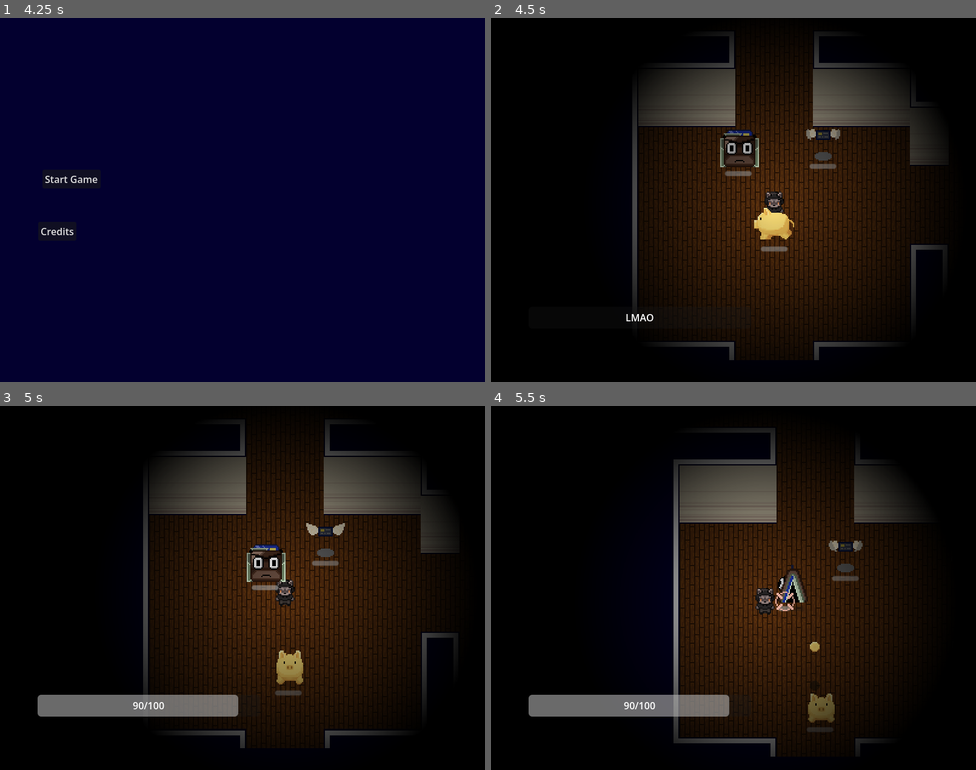
Above: before the commit, frames 1-4 (two rows, left to right).
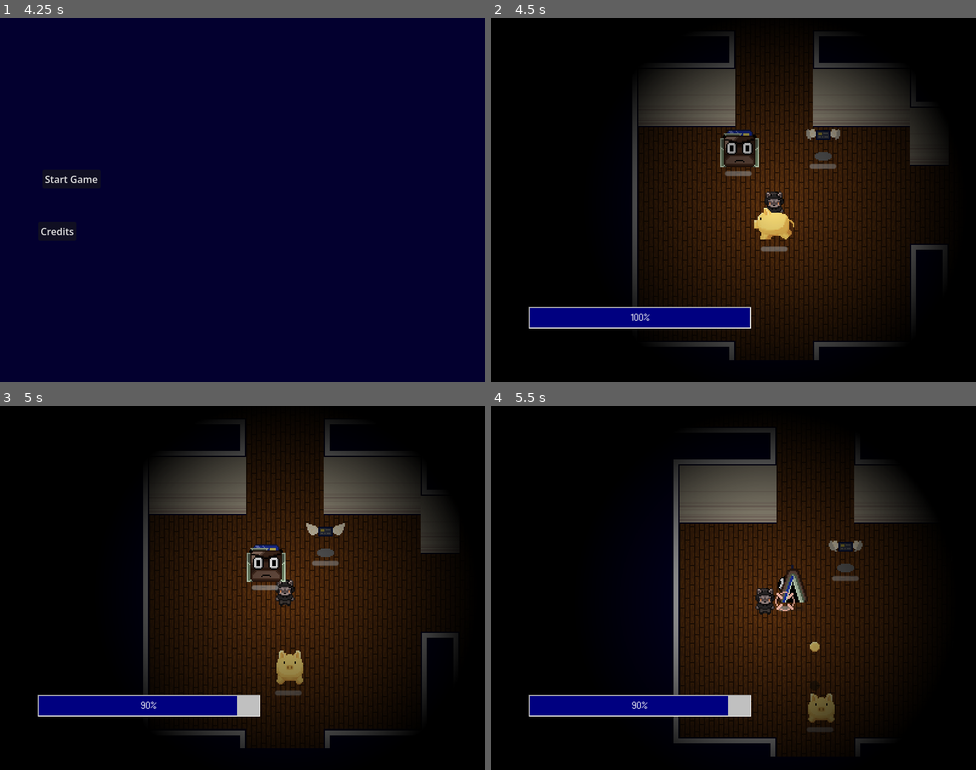
Above: after the commit, the same moments.

Repository: ygda-org/stock-strikers
Game: Godot game, scene res://main/startup_scene.tscn
Two runs of this game, one before a commit and one after it. Both use one fixed random seed, a clock stepped at 60 frames per second and the inputs below. Sound files missing from this copy of the repository are replaced by a short silence.
Inputs (mouse positions are in pixels of both pictures, inside the frame that each line leads up to):
- Up to frame 1 (4.25 s): tap Enter (ui_accept) at 0.5, 0.77, 1.25, 1.52, 2.75, 3.02, 3.77 s; move the mouse to (349, 181) at 0.52 s; hold D (move_right) 0.53-1.28 s; tap Shift (dodge) at 0.6, 2.1, 3.6 s; move the mouse to (145, 218) at 1.27 s; hold S (move_down) 1.28-2.03 s; click (145, 218) at 1.35 s; move the mouse to (291, 119) at 2.02 s; hold D (move_right) 2.03-2.78 s; move the mouse to (218, 272) at 2.77 s; hold W (move_up) 2.78-3.53 s; click (218, 272) at 2.85 s; move the mouse to (388, 254) at 3.52 s; hold A (move_left) from 3.53 s (still down)
- Up to frame 2 (4.5 s): release A (move_left) at 4.25 s; click "Start Game" at 4.25 s
- Up to frame 3 (5 s): no input
- Up to frame 4 (5.5 s): move the mouse to (588, 533) at 5.02 s; hold A (move_left) from 5.03 s (still down); click (588, 533) at 5.1 s; tap Enter (ui_accept) at 5.27 s

Frame 1 is identical in both runs. In frame 2, 2.8% of the frame differs, in the area x 7-54%, y 79-86%; in frame 3, 2.7%; in frame 4, 2.7%.

Commit message:
health bar simplification and new look

Diff:
--- a/assets/tempoary_assets/windows_95.tres
+++ b/assets/tempoary_assets/windows_95.tres
@@ -47,6 +47,21 @@
 texture_margin_top = 2.0
 texture_margin_right = 2.0
 texture_margin_bottom = 2.0
+
+[sub_resource type="StyleBoxTexture" id="StyleBoxTexture_efew7"]
+texture = ExtResource("2_6uw2k")
+texture_margin_left = 3.0
+texture_margin_top = 3.0
+texture_margin_right = 3.0
+texture_margin_bottom = 3.0
+
+[sub_resource type="StyleBoxFlat" id="StyleBoxFlat_y6w64"]
+bg_color = Color(0, 0, 0.5019608, 1)
+border_width_left = 2
+border_width_top = 2
+border_width_right = 2
+border_width_bottom = 2
+border_color = Color(0.8, 0.8, 0.8, 0)
 
 [sub_resource type="StyleBoxTexture" id="StyleBoxTexture_4aqo3"]
 content_margin_left = 4.0
@@ -191,6 +206,8 @@
 LineEdit/fonts/font = ExtResource("2_8v75k")
 LineEdit/styles/normal = SubResource("StyleBoxTexture_fsgwn")
 Panel/styles/panel = SubResource("StyleBoxTexture_svwi6")
+ProgressBar/styles/background = SubResource("StyleBoxTexture_efew7")
+ProgressBar/styles/fill = SubResource("StyleBoxFlat_y6w64")
 ScrollContainer/styles/panel = SubResource("StyleBoxTexture_4aqo3")
 SpinBox/constants/buttons_width = 16
 SpinBox/icons/down = ExtResource("4_baieu")
--- a/gui/battle_gui.tscn
+++ b/gui/battle_gui.tscn
@@ -1,10 +1,11 @@
 [gd_scene format=3 uid="uid://dr63yl5l5a3ww"]
 
 [ext_resource type="Script" uid="uid://ba6t5i6nk78wv" path="res://gui/health_bar.gd" id="1_a4qft"]
+[ext_resource type="Theme" uid="uid://qlk0jixls6nn" path="res://assets/tempoary_assets/windows_95.tres" id="2_ma5vl"]
 
 [node name="BattleGui" type="CanvasLayer" unique_id=100503230]
 
-[node name="HealthBar" type="Control" parent="." unique_id=2089629803 node_paths=PackedStringArray("bar", "text")]
+[node name="HealthBar" type="Control" parent="." unique_id=2089629803]
 layout_mode = 3
 anchors_preset = 15
 anchor_right = 1.0
@@ -12,56 +13,14 @@
 grow_horizontal = 2
 grow_vertical = 2
 script = ExtResource("1_a4qft")
-bar = NodePath("VBoxContainer/HBoxContainer/ProgressBar")
-text = NodePath("VBoxContainer/HBoxContainer/ProgressBar/HBoxContainer/Label")
 
-[node name="VBoxContainer" type="VBoxContainer" parent="HealthBar" unique_id=1770067050]
-layout_mode = 1
-anchors_preset = 15
-anchor_right = 1.0
-anchor_bottom = 1.0
-grow_horizontal = 2
-grow_vertical = 2
-
-[node name="Vbuffer1" type="Control" parent="HealthBar/VBoxContainer" unique_id=1804353691]
-layout_mode = 2
-size_flags_vertical = 3
-size_flags_stretch_ratio = 12.84
-
-[node name="HBoxContainer" type="HBoxContainer" parent="HealthBar/VBoxContainer" unique_id=1142969029]
-layout_mode = 2
-size_flags_vertical = 3
-
-[node name="Hbuffer1" type="Control" parent="HealthBar/VBoxContainer/HBoxContainer" unique_id=10764489]
-layout_mode = 2
-size_flags_horizontal = 3
-size_flags_stretch_ratio = 0.16
-
-[node name="ProgressBar" type="ProgressBar" parent="HealthBar/VBoxContainer/HBoxContainer" unique_id=1499703614]
-layout_mode = 2
+[node name="Bar" type="ProgressBar" parent="HealthBar" unique_id=1499703614]
+layout_mode = 0
+offset_left = 62.0
+offset_top = 476.0
+offset_right = 429.0
+offset_bottom = 512.0
 size_flags_horizontal = 3
 size_flags_vertical = 1
-show_percentage = false
-
-[node name="HBoxContainer" type="HBoxContainer" parent="HealthBar/VBoxContainer/HBoxContainer/ProgressBar" unique_id=1342882158]
-layout_mode = 1
-anchors_preset = 15
-anchor_right = 1.0
-anchor_bottom = 1.0
-grow_horizontal = 2
-grow_vertical = 2
-
-[node name="Label" type="Label" parent="HealthBar/VBoxContainer/HBoxContainer/ProgressBar/HBoxContainer" unique_id=864941848]
-layout_mode = 2
-size_flags_horizontal = 6
-text = "LMAO"
-horizontal_alignment = 1
-
-[node name="Hbuffer2" type="Control" parent="HealthBar/VBoxContainer/HBoxContainer" unique_id=417026368]
-layout_mode = 2
-size_flags_horizontal = 3
-
-[node name="Vbuffer2" type="Control" parent="HealthBar/VBoxContainer" unique_id=1529894509]
-layout_mode = 2
-size_flags_vertical = 3
-size_flags_stretch_ratio = 2.26
+theme = ExtResource("2_ma5vl")
+value = 100.0
--- a/gui/health_bar.gd
+++ b/gui/health_bar.gd
@@ -1,11 +1,10 @@
 extends Control
-@export var bar:ProgressBar
-@export var text:Label
-var connected:bool = false
+
+var connected : bool = false
+
 # Called when the node enters the scene tree for the first time.
 func _ready() -> void:
 	pass
-
 
 # Called every frame. 'delta' is the elapsed time since the previous frame.
 func _process(delta: float) -> void:
@@ -14,6 +13,5 @@
 		connected = true
 
 func _on_player_hp_update(max_hp,current_hp):
-	bar.max_value = max_hp
-	bar.value = current_hp
-	text.text = str(current_hp) + "/" + str(max_hp)
+	$Bar.max_value = max_hp
+	$Bar.value = current_hp
